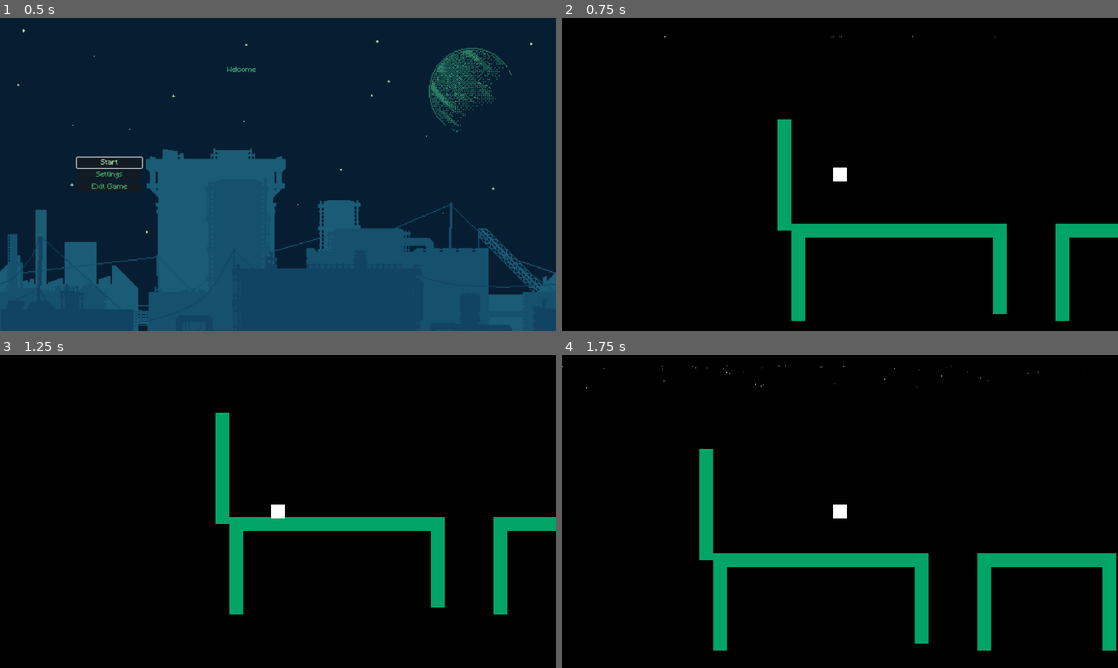
Above: before the commit, frames 1-4 (two rows, left to right).
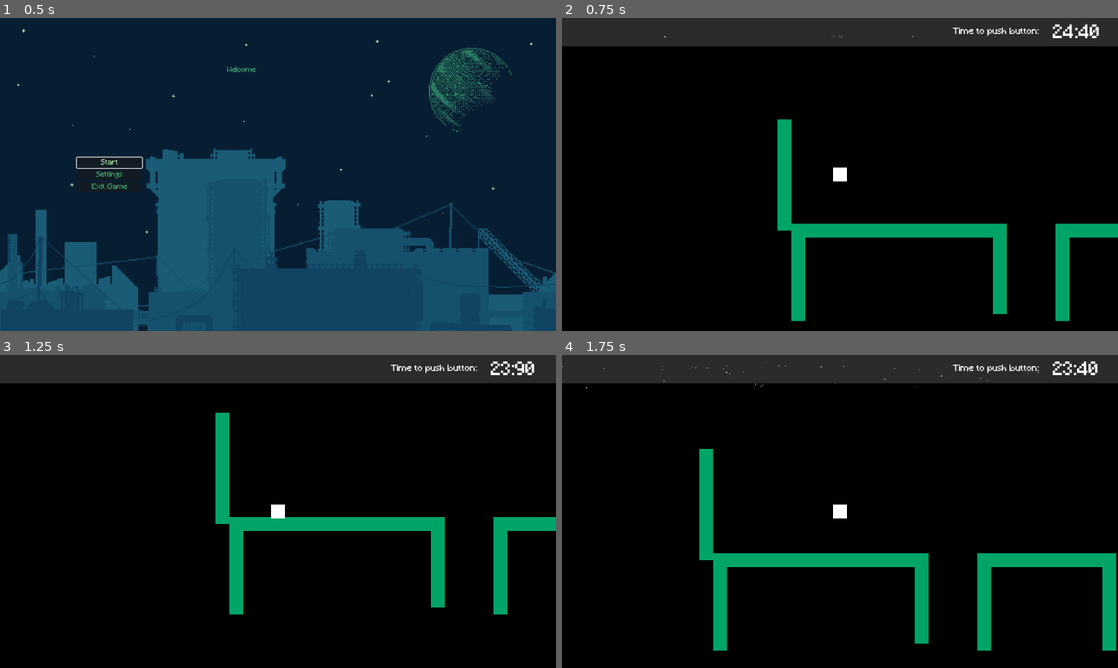
Above: after the commit, the same moments.

Repository: DEVizzent/mermelada-jam-2023
Game: Godot game, scene res://Inicio/StartMenu.tscn
Same seed, same stepped clock (60 frames per second), same inputs: the game is played once before the commit and once after it.
Inputs (mouse positions are in pixels of both pictures, inside the frame that each line leads up to):
- Up to frame 1 (0.5 s): no input
- Up to frame 2 (0.75 s): click "Start" at 0.5 s
- Up to frame 3 (1.25 s): no input
- Up to frame 4 (1.75 s): tap Enter (ui_accept) at 1.25, 1.52 s; move the mouse to (962, 495) at 1.27 s; hold Right (ui_right) from 1.28 s (still down); click (962, 495) at 1.42 s

Frame 1 is identical in both runs. In frame 2, 9.1% of the frame differs, in the area x 0-100%, y 0-10%; in frame 3, 9.1%; in frame 4, 9.1%.

Commit message:
countdown cutre salchicero amb level bar

Diff:
--- /dev/null
+++ b/HeaderLevelBar/header_bar.tscn
@@ -0,0 +1,24 @@
+[gd_scene load_steps=3 format=3 uid="uid://dwsqgd4tix7bb"]
+
+[ext_resource type="PackedScene" uid="uid://bu8au1q5bnkqm" path="res://TimerCountdown/timer_countdown.tscn" id="1_3kcax"]
+
+[sub_resource type="LabelSettings" id="LabelSettings_kq768"]
+font_size = 20
+
+[node name="HeaderBar" type="CanvasLayer"]
+
+[node name="ColorRect" type="ColorRect" parent="."]
+offset_right = 1284.0
+offset_bottom = 65.0
+color = Color(1, 1, 1, 0.168627)
+
+[node name="TimerCountdown" parent="." instance=ExtResource("1_3kcax")]
+position = Vector2(1130, 15)
+
+[node name="Label" type="Label" parent="."]
+offset_left = 900.0
+offset_top = 22.0
+offset_right = 1099.0
+offset_bottom = 45.0
+text = "Time to push button:"
+label_settings = SubResource("LabelSettings_kq768")
--- a/Levels/Level.gd
+++ b/Levels/Level.gd
@@ -4,6 +4,7 @@
 @onready var type_word_scene = preload("res://TypeWordAtEnd/type_word_at_end.tscn")
 @export var con_lluvia : bool = true
 @export var word : String = "abracadabra"
+@export var time_to_complete : float = 24.5
 
 func _ready():
 	EventBus.levelCompleted.connect(_on_level_completed)
--- a/Levels/Level1/Level1.tscn
+++ b/Levels/Level1/Level1.tscn
@@ -1,7 +1,8 @@
-[gd_scene load_steps=10 format=3 uid="uid://ch4qu2cv74nik"]
+[gd_scene load_steps=11 format=3 uid="uid://ch4qu2cv74nik"]
 
 [ext_resource type="Texture2D" uid="uid://d0j3qvm306j4r" path="res://Levels/TilemapBase.png" id="1_830um"]
 [ext_resource type="Script" path="res://Levels/Level.gd" id="1_jfv7o"]
+[ext_resource type="PackedScene" uid="uid://dwsqgd4tix7bb" path="res://HeaderLevelBar/header_bar.tscn" id="2_57w8f"]
 [ext_resource type="PackedScene" uid="uid://c71545ntm6a25" path="res://Player/Player.tscn" id="2_y3ktd"]
 [ext_resource type="PackedScene" uid="uid://61rh154cdswe" path="res://StarsRain/StarsRain.tscn" id="3_4b7tw"]
 [ext_resource type="PackedScene" uid="uid://hop855rd06b8" path="res://Levels/LevelGoalArea.tscn" id="5_eqtli"]
@@ -60,6 +61,8 @@
 script = ExtResource("1_jfv7o")
 word = "ferter"
 
+[node name="HeaderBar" parent="." instance=ExtResource("2_57w8f")]
+
 [node name="TileMap" type="TileMap" parent="."]
 tile_set = SubResource("TileSet_4siov")
 cell_quadrant_size = 32
--- a/StarsRain/EstrellaFugaz/estrella.tscn
+++ b/StarsRain/EstrellaFugaz/estrella.tscn
@@ -178,7 +178,7 @@
 visible = false
 offset_left = -17.0
 offset_top = -49.0
-offset_right = -8.0
+offset_right = -7.0
 offset_bottom = -24.0
 text = "a"
 label_settings = SubResource("LabelSettings_ubm1u")
--- a/TimerCountdown/timer_countdown.gd
+++ b/TimerCountdown/timer_countdown.gd
@@ -10,6 +10,7 @@
 	init_timer()
 
 func init_timer():
+	actual_time = get_tree().get_first_node_in_group("level").time_to_complete
 	timer.wait_time = timer_tick
 	timer.timeout.connect(timer_timeout)
 	timer.start()
--- a/TimerCountdown/timer_countdown.tscn
+++ b/TimerCountdown/timer_countdown.tscn
@@ -9,8 +9,8 @@
 script = ExtResource("1_3q67d")
 
 [node name="Label" type="Label" parent="."]
-offset_right = 40.0
-offset_bottom = 23.0
+offset_right = 102.0
+offset_bottom = 45.0
 text = "00:00"
 label_settings = SubResource("LabelSettings_yrhe7")
 
